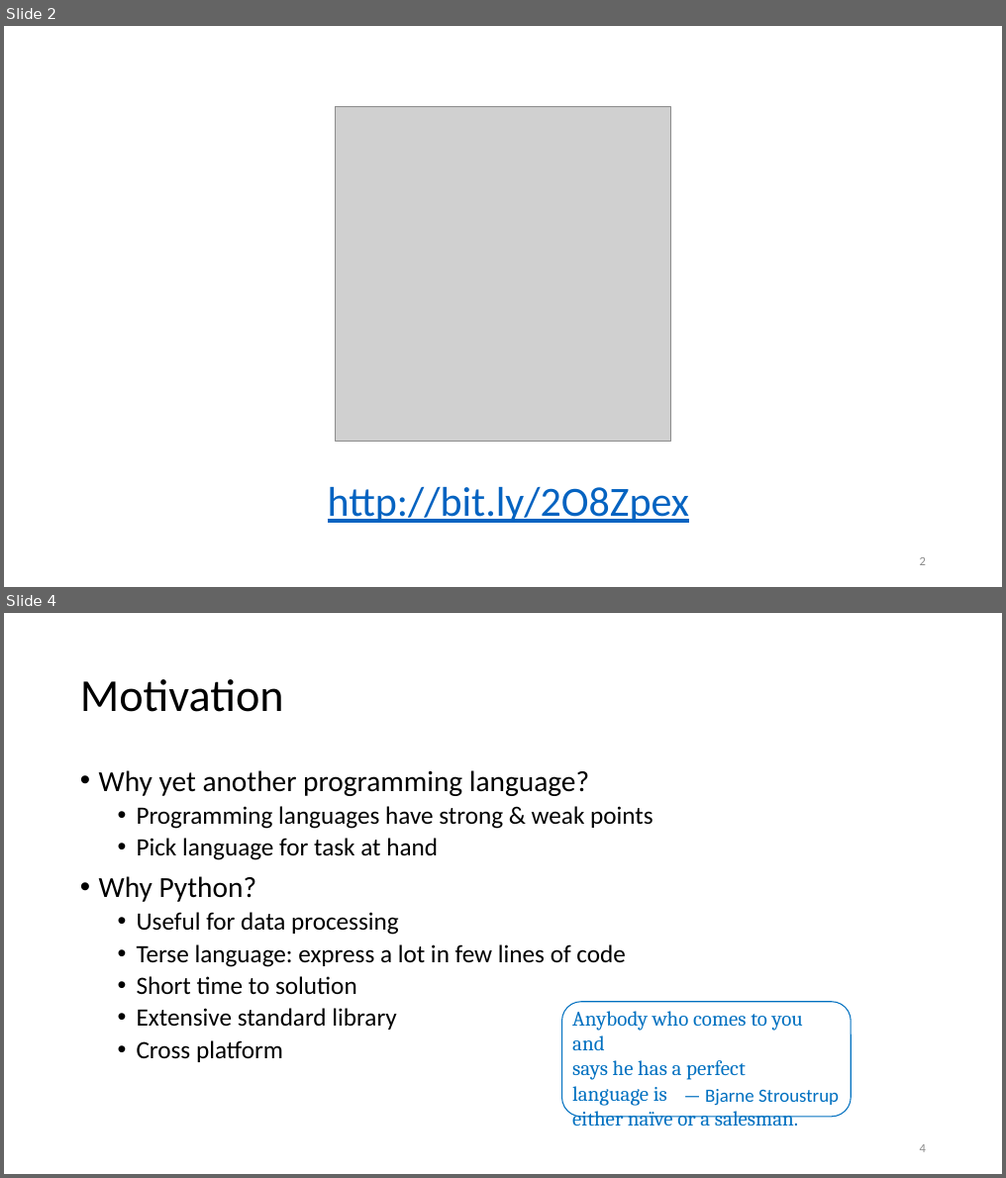
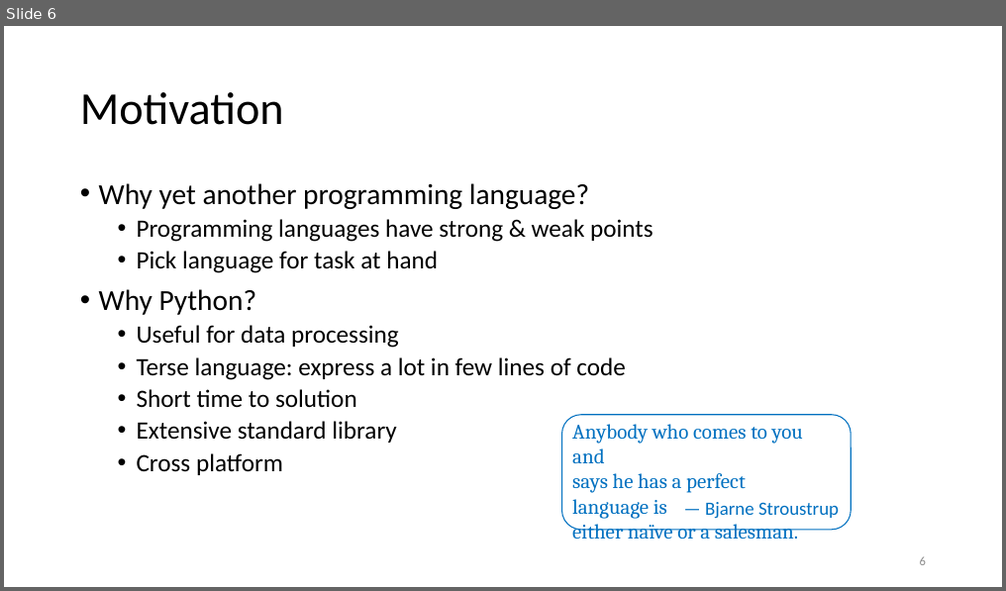
Before and after one commit to gjbex/Python-for-programmers, a slide deck: python_for_programmers.pptx. Shown one above the other, each under a label of ours: slides 2 and 4 before the commit, slide 6 after it; the slides between them are not shown. The pictures are 1006x1178 and 1006x591 pixels, drawn with LibreOffice and Linux fonts; fonts in the diff are those of the drawing; grey boxes stand for pictures. Boxes give left, top, right and bottom in pixels: in the first picture for what was removed or moved away, otherwise in the second. Text is boxed around its words. In the diff, an @@ line names an element or a change of style, - is before the commit and + after.

```diff
--- a/python_for_programmers.pptx
+++ b/python_for_programmers.pptx
@@ slide 2 removed at (x1=4, y1=26, x2=1002, y2=587), background #FFFFFF @@
@@ picture removed at (x1=336, y1=106, x2=671, y2=442) @@
@@ text removed at (x1=328, y1=487, x2=689, y2=523) @@
-http://bit.ly/2O8Zpex
@@ page number removed at (x1=920, y1=558, x2=926, y2=566) @@
-2
@@ what was slide 4 is now slide 6 @@
@@ page number at (x1=920, y1=557, x2=926, y2=566): text changed @@
-4
+6
```
Also in this commit, not shown: 2 slides changed, 3 slides added.
